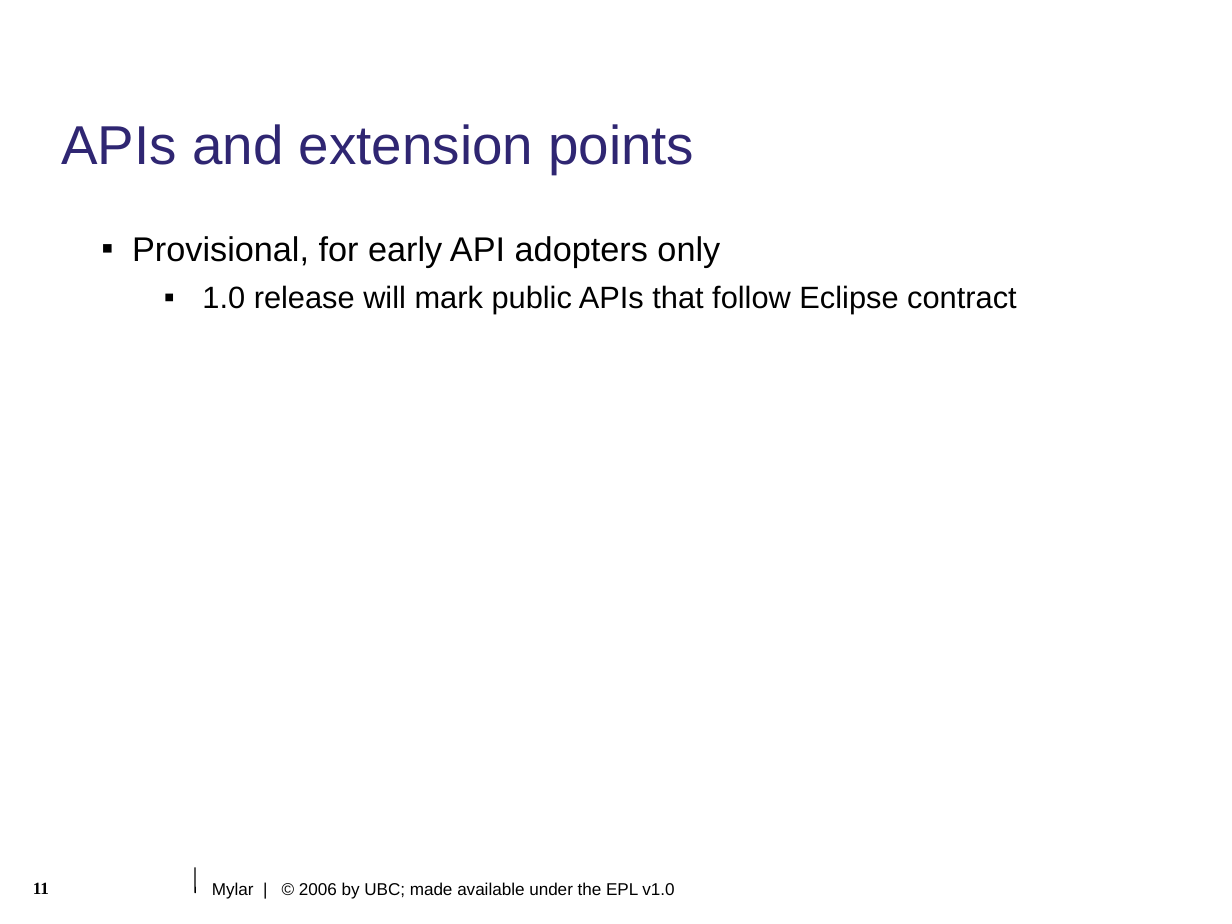
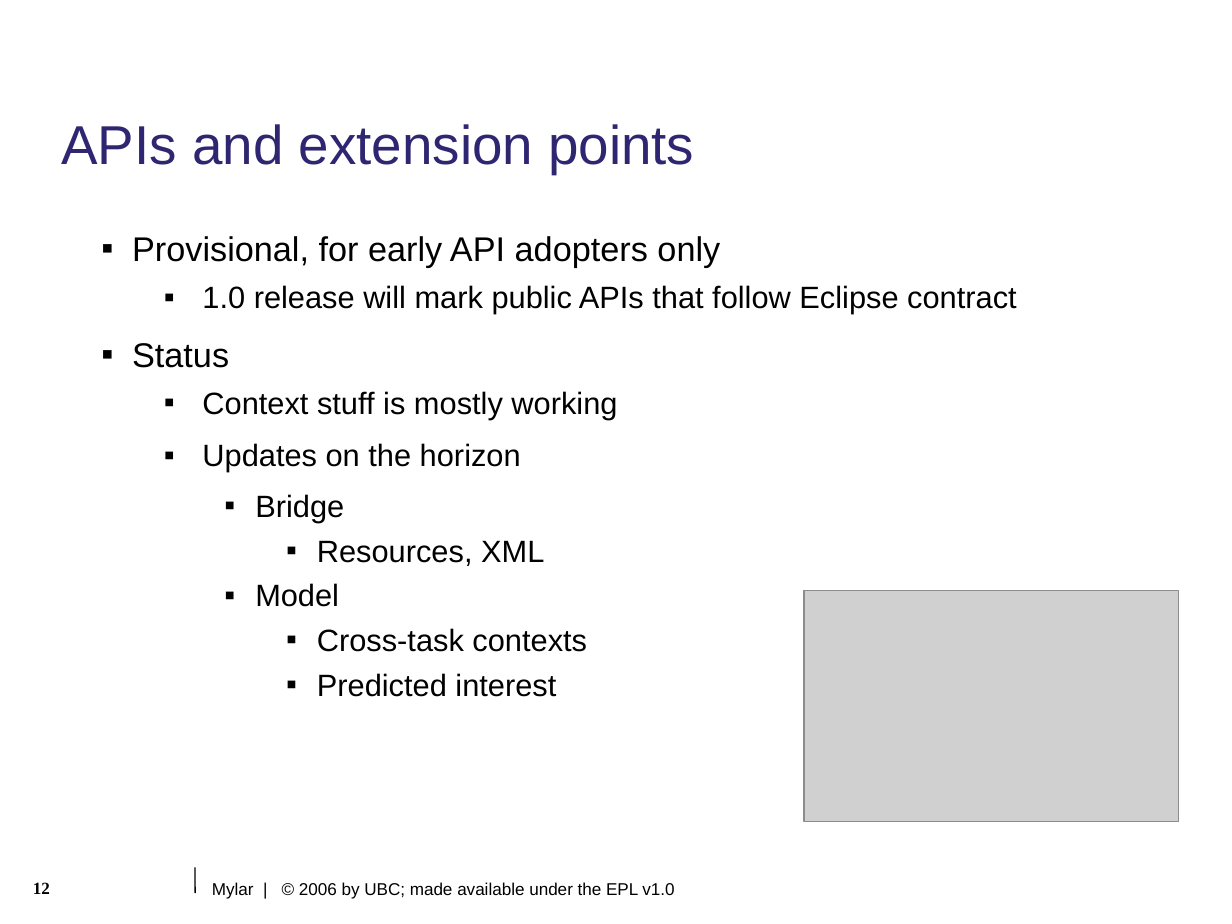
Before and after one commit to eclipse-mylyn/mylyn-website, a slide deck: slide 12 of publications/2006-03-mylar-eclipsecon.ppt (slide 11 before the commit). Drawn at 1232x924 pixels with LibreOffice and Linux fonts; fonts in the diff are those of the drawing; grey boxes stand for pictures; background and template pictures are left out. Boxes give left, top, right and bottom in pixels: in the first picture for what was removed or moved away, otherwise in the second. Text is boxed around its words. In the diff, an @@ line names an element or a change of style, - is before the commit and + after.

```diff
--- a/publications/2006-03-mylar-eclipsecon.ppt
+++ b/publications/2006-03-mylar-eclipsecon.ppt
@@ text at <box>132,343,617,697</box>: paragraphs added @@
+▪ Status
+  ▪ Context stuff is mostly working
+  ▪ Updates on the horizon
+    ▪ Bridge
+      ▪ Resources, XML
+    ▪ Model
+      ▪ Cross-task contexts
+      ▪ Predicted interest
@@ picture added at <box>804,590,1179,822</box> @@
@@ page number at <box>33,882,50,894</box>: text changed @@
-11
+12
```
Also in this commit, not shown: 2 other slides changed, 1 slide added.
